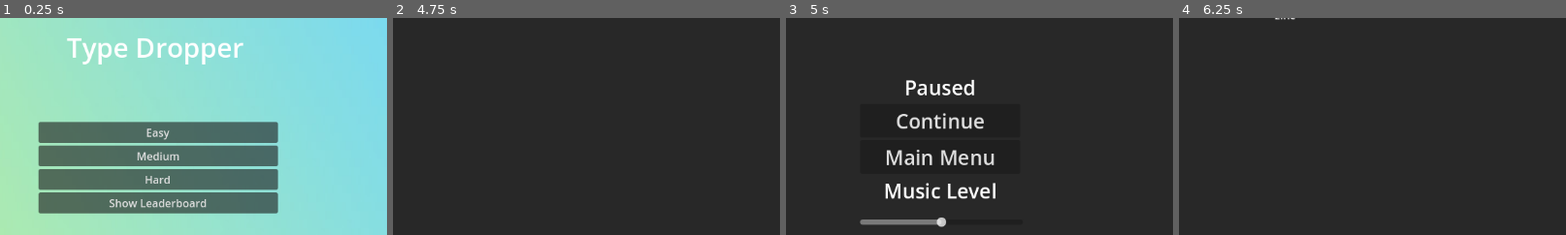
Above: before the commit, frames 1-4 (left to right).
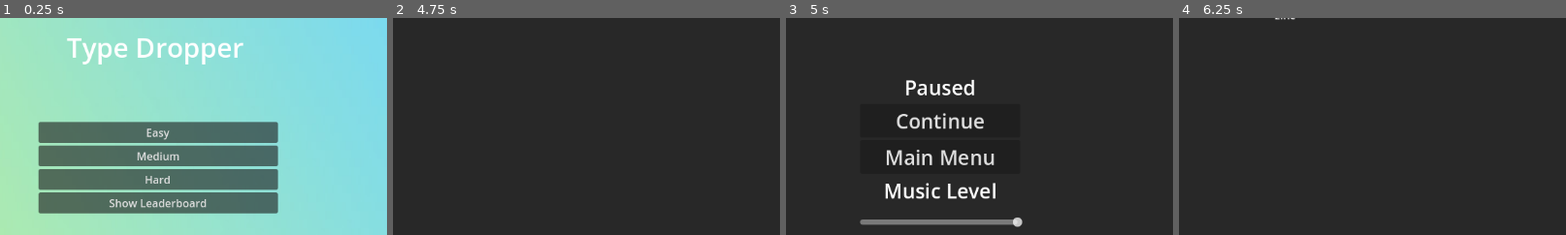
Above: after the commit, the same moments.

Repository: Sneakyweasel90/TypeDropper_Godot
Game: Godot game, scene res://scenes/MainMenu.tscn
Same seed, same stepped clock (60 frames per second), same inputs: the game is played once before the commit and once after it.
Inputs:
- Up to frame 1 (0.25 s): no input
- Up to frame 2 (4.75 s): click "Easy" at 0.5 s; tap Enter at 1.25, 3.5 s; tap Backspace every 0.75 s from 1.35 to 4.35 s; tap Space at 2, 4.25 s
- Up to frame 3 (5 s): tap Escape at 4.9 s
- Up to frame 4 (6.25 s): click "Continue" at 5 s; tap Enter at 5.75 s; tap Backspace at 5.85 s
The pictures show only the part of the screen within x 29-79%, y 22-71%; the shares and areas given below are measured in that part.

Frames 1-2 are identical in both runs. In frame 3, 0.6% of the frame differs, in the area x 38-62%, y 91-97%; in frame 4, nothing differs.

Commit message:
added config file for music memory

Diff:
--- a/type-dropper/scripts/PauseMenu.gd
+++ b/type-dropper/scripts/PauseMenu.gd
@@ -1,15 +1,26 @@
 extends Control
+
+@onready var sound_slider = $VBoxContainer/MusicLevel/SoundSlider
+var config_file_path := "user://settings.cfg"
 
 func _ready():
 	visible = false
 
+	#load the saved volume
+	var config = ConfigFile.new()
+	if config.load(config_file_path) == OK:
+		var saved_volume = config.get_value("audio", "volume_db", 20)
+		sound_slider.value = saved_volume
+		_apply_volume(saved_volume)
+	else:
+		sound_slider.value = 0
+		_apply_volume(0)
+
 func _on_continue_btn_pressed() -> void:
-	#print("Continue button pressed?") @debug
 	visible = false
 	get_tree().paused = false
 
 func _on_main_menu_btn_pressed() -> void:
-	#print("Main menu button pressed?") @debug
 	get_tree().paused = false
 	var main_menu = load("res://scenes/MainMenu.tscn").instantiate()
 	get_tree().root.add_child(main_menu)
@@ -17,13 +28,16 @@
 		get_tree().current_scene.queue_free()
 	get_tree().current_scene = main_menu
 
+func _on_sound_slider_value_changed(value: float) -> void:
+	_apply_volume(value)
 
-func _on_sound_slider_value_changed(value: float) -> void:
-	#slider for sound level
+	# Save to config
+	var config = ConfigFile.new()
+	config.load(config_file_path)
+	config.set_value("audio", "volume_db", value)
+	config.save(config_file_path)
+
+func _apply_volume(value: float) -> void:
 	var master_bus = AudioServer.get_bus_index("Master")
 	AudioServer.set_bus_volume_db(master_bus, value)
-
-	if value == -30:
-		AudioServer.set_bus_mute(master_bus, true)
-	else:
-		AudioServer.set_bus_mute(master_bus, false)
+	AudioServer.set_bus_mute(master_bus, value <= -30)
